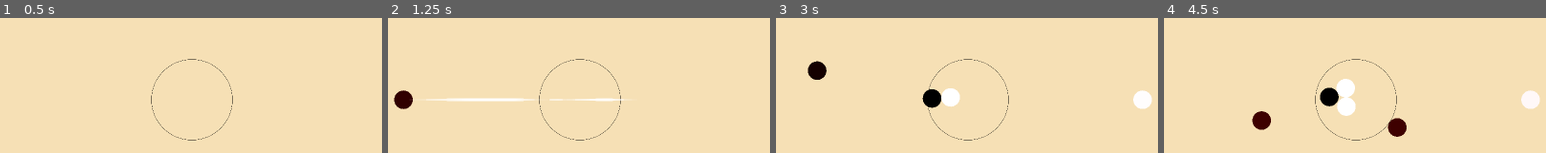
Above: before the commit, frames 1-4 (left to right).
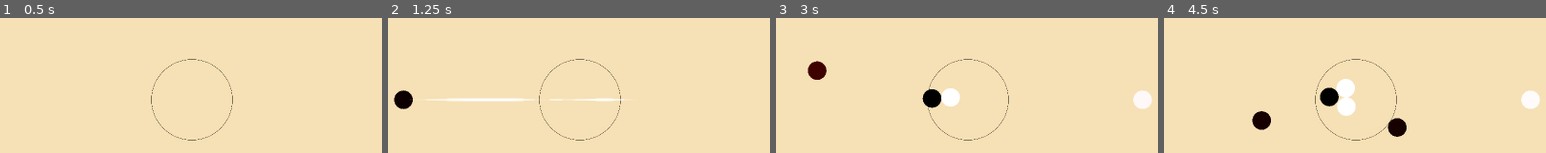
Above: after the commit, the same moments.

Repository: aeriab/Orbital_Go
Game: Godot game, scene res://game/game.tscn
Two runs of this game, one before a commit and one after it. Both use one fixed random seed, a clock stepped at 60 frames per second and the inputs below.
Inputs (mouse positions are in pixels of both pictures, inside the frame that each line leads up to):
- Up to frame 1 (0.5 s): no input
- Up to frame 2 (1.25 s): tap Enter at 0.5 s; move the mouse to (747, 78) at 0.52 s; press the mouse at (747, 78) at 0.53 s
- Up to frame 3 (3 s): tap Space at 1.25 s; move the mouse to (814, 120) at 1.27 s; release the mouse at (814, 120) at 1.28 s; click (814, 120) at 1.35 s; move the mouse to (outside the picture) at 2.02 s; press the mouse at (outside the picture) at 2.03 s; move the mouse to (outside the picture) at 2.77 s; release the mouse at (outside the picture) at 2.78 s; click (outside the picture) at 2.85 s
- Up to frame 4 (4.5 s): move the mouse to (outside the picture) at 3.52 s; press the mouse at (outside the picture) at 3.53 s; move the mouse to (outside the picture) at 4.27 s; release the mouse at (outside the picture) at 4.28 s; click (outside the picture) at 4.35 s

Frame 1 is identical in both runs. In frame 2, 0.5% of the frame differs, in the area x 1-7%, y 53-68%; in frame 3, 0.5%; in frame 4, 1.0%, in the area x 23-64%, y 69-89%.

Commit message:
changes to second overlayed polygon for red

Diff:
--- a/stone/Stone.gd
+++ b/stone/Stone.gd
@@ -5,6 +5,8 @@
 @export var p2_color: Color = Color.BLACK
 
 @onready var polygon_2d: Polygon2D = $Polygon2D
+@onready var red_indicator_polygon_2d: Polygon2D = $RedIndicatorPolygon2D
+
 var team: String = ""
 
 # How far (in world units) the "wall" extends beyond the stone's actual shape.
@@ -79,12 +81,14 @@
 		var danger = clampf(_finish_timer / finish_time_limit, 0.0, 1.0)
 		# Blend base color → red, and pulse using a sine wave that
 		# speeds up as danger increases
-		var pulse_speed = lerpf(2.0, 8.0, danger)
+		var pulse_speed = lerpf(0.5, 2.0, danger)
 		var pulse = (1.0 + sin(Time.get_ticks_msec() * 0.001 * pulse_speed * TAU)) * 0.5
-		var swell = lerpf(0.0, danger, pulse)
-		polygon_2d.self_modulate = _base_color.lerp(Color.RED, swell)
+		var swell: float = lerpf(0.0, danger, pulse)
+		red_indicator_polygon_2d.color.a = swell
+		#polygon_2d.self_modulate = _base_color.lerp(Color.RED, swell)
 	else:
-		polygon_2d.self_modulate = _base_color
+		red_indicator_polygon_2d.color.a = 0
+		#polygon_2d.self_modulate = _base_color
 
 	if _finish_timer >= finish_time_limit:
 		print("GAME OVER!!!!")
--- a/stone/Stone.tscn
+++ b/stone/Stone.tscn
@@ -18,3 +18,8 @@
 [node name="Polygon2D" type="Polygon2D" parent="."]
 scale = Vector2(2.3, 2.3)
 polygon = PackedVector2Array(10.015625, 0.0234375, 9.6328125, -2.6640625, 8.63281, -5.0437517, 7.045311, -7.060931, 4.9 …(431 unchanged characters)…
+
+[node name="RedIndicatorPolygon2D" type="Polygon2D" parent="."]
+scale = Vector2(2.3, 2.3)
+color = Color(1, 0, 0, 0)
+polygon = PackedVector2Array(10.015625, 0.0234375, 9.6328125, -2.6640625, 8.63281, -5.0437517, 7.045311, -7.060931, 4.982814, -8.632806, 2.5671902, -9.6249895, 0.02031517, -9.992177, -2.6124973, -9.632802, -5.073435, -8.6406145, -7.073432, -7.03749, -8.643744, -4.990615, -9.628119, -2.63124, -9.987494, 0.017197609, -9.621861, 2.603135, -8.645299, 5.040635, -7.065612, 7.079698, -4.9796743, 8.681261, -2.5577993, 9.689074, 0.02032566, 9.985949, 2.6218882, 9.673449, 5.0359507, 8.634386, 7.0984488, 7.0484476, 8.660949, 5.009385, 9.660949, 2.5484478)
